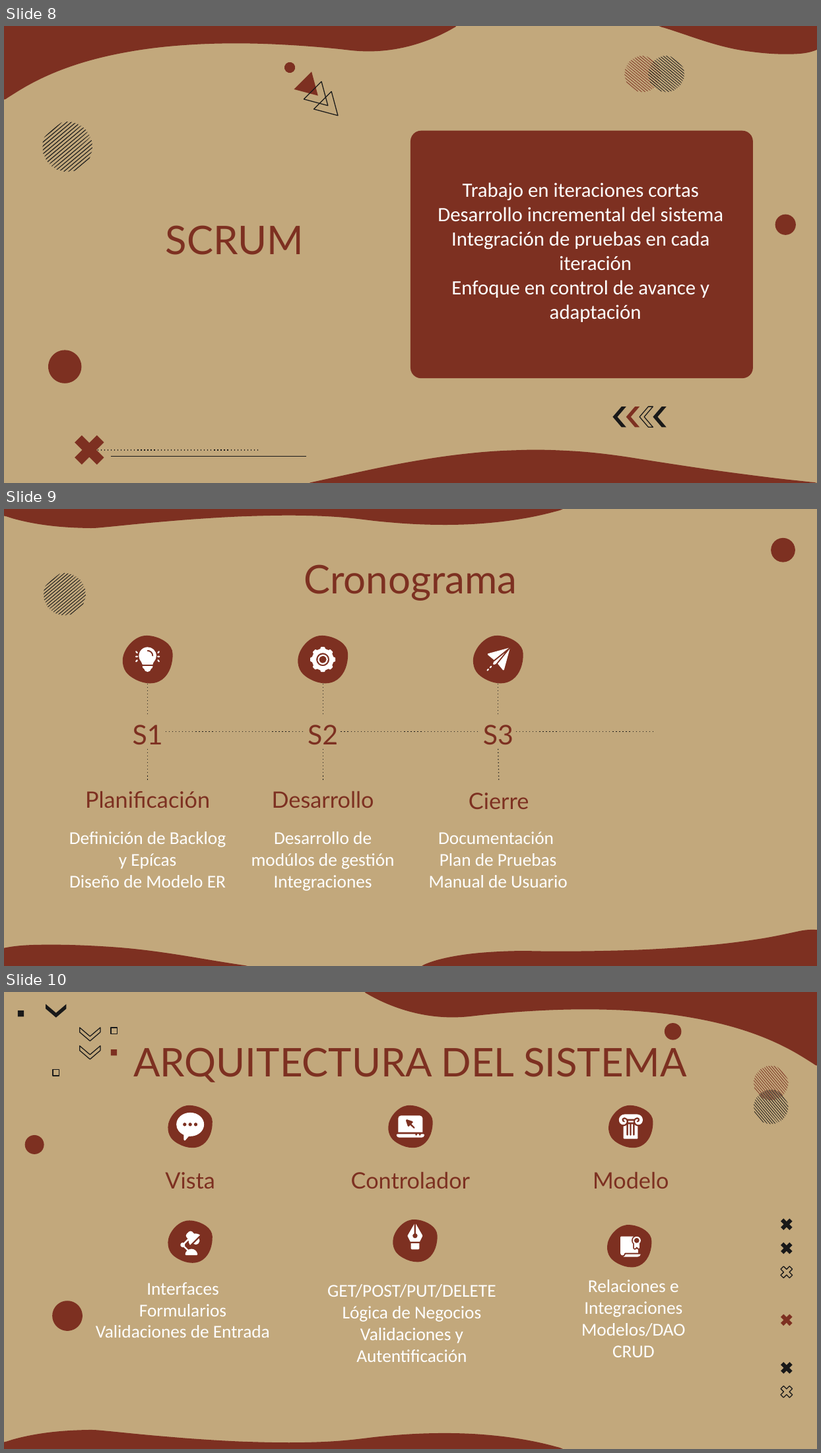
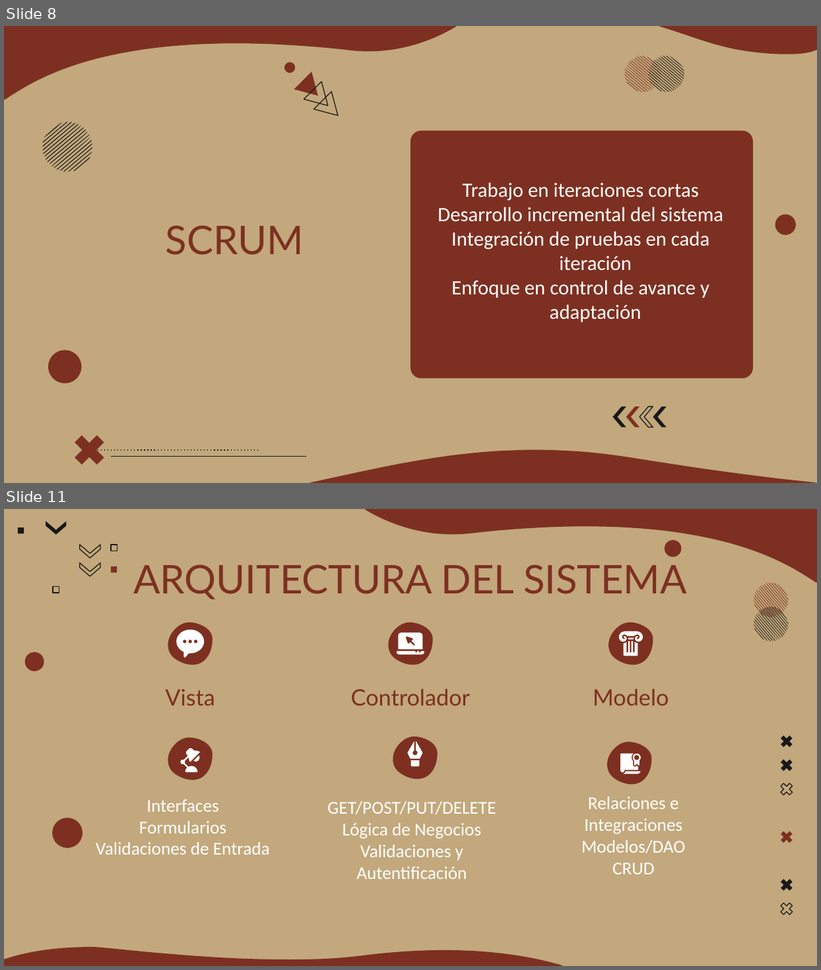
Before and after one commit to tutiloxhd/Capstone, a slide deck: 001D/Grupo 1/Fase 1/Evidencias Grupales/Presentación Proyecto.pptx. Shown one above the other, each under a label of ours: slides 8, 9 and 10 before the commit, slides 8 and 11 after it; the slides between them are not shown. The pictures are 821x1453 and 821x970 pixels, drawn with LibreOffice and Linux fonts; fonts in the diff are those of the drawing. Boxes give left, top, right and bottom in pixels: in the first picture for what was removed or moved away, otherwise in the second. Text is boxed around its words. In the diff, an @@ line names an element or a change of style, - is before the commit and + after.

```diff
--- a/001D/Grupo 1/Fase 1/Evidencias Grupales/Presentación Proyecto.pptx
+++ b/001D/Grupo 1/Fase 1/Evidencias Grupales/Presentación Proyecto.pptx
@@ slide 9 removed at (4, 509, 817, 966), background #C2A87C @@
@@ freeform shape removed at (4, 509, 562, 529) @@
@@ ellipse removed at (771, 538, 795, 562) @@
@@ title removed at (304, 564, 517, 601) @@
-Cronograma
@@ group removed at (43, 573, 86, 615): 16 freeform shapes @@
@@ freeform shape removed at (310, 647, 336, 673) @@
@@ group removed at (123, 636, 655, 782): 9 lines, 3 freeform shapes @@
@@ group removed at (135, 647, 160, 671): 8 freeform shapes @@
@@ freeform shape removed at (317, 655, 327, 665) @@
@@ group removed at (486, 648, 510, 671): 5 freeform shapes @@
@@ text removed at (133, 725, 163, 750) @@
-S1
@@ text removed at (308, 725, 338, 750) @@
-S2
@@ text removed at (483, 725, 514, 750) @@
-S3
@@ text removed at (85, 791, 210, 808) @@
-Planificación
@@ text removed at (272, 791, 374, 808) @@
-Desarrollo
@@ text removed at (469, 793, 529, 809) @@
-Cierre
@@ text removed at (69, 832, 226, 888) @@
-Definición de Backlog y Epícas
-Diseño de Modelo ER
@@ text removed at (252, 832, 395, 891) @@
-Desarrollo de modúlos de gestión
-Integraciones
@@ text removed at (429, 832, 568, 888) @@
-Documentación
-Plan de Pruebas
-Manual de Usuario
@@ freeform shape removed at (422, 930, 817, 966) @@
@@ freeform shape removed at (4, 945, 247, 966) @@
@@ what was slide 10 is now slide 11 @@
```
Also in this commit, not shown: 1 slide changed, 4 slides added, 14 other files.
